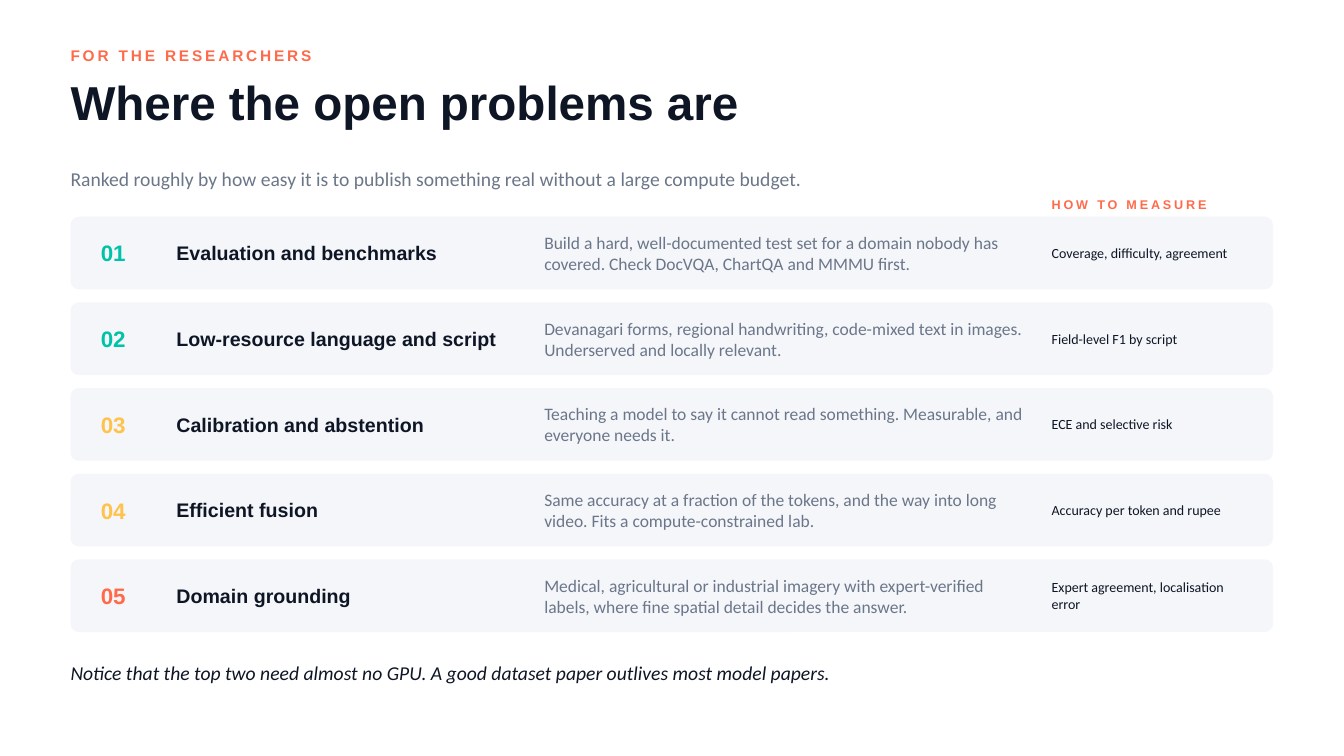
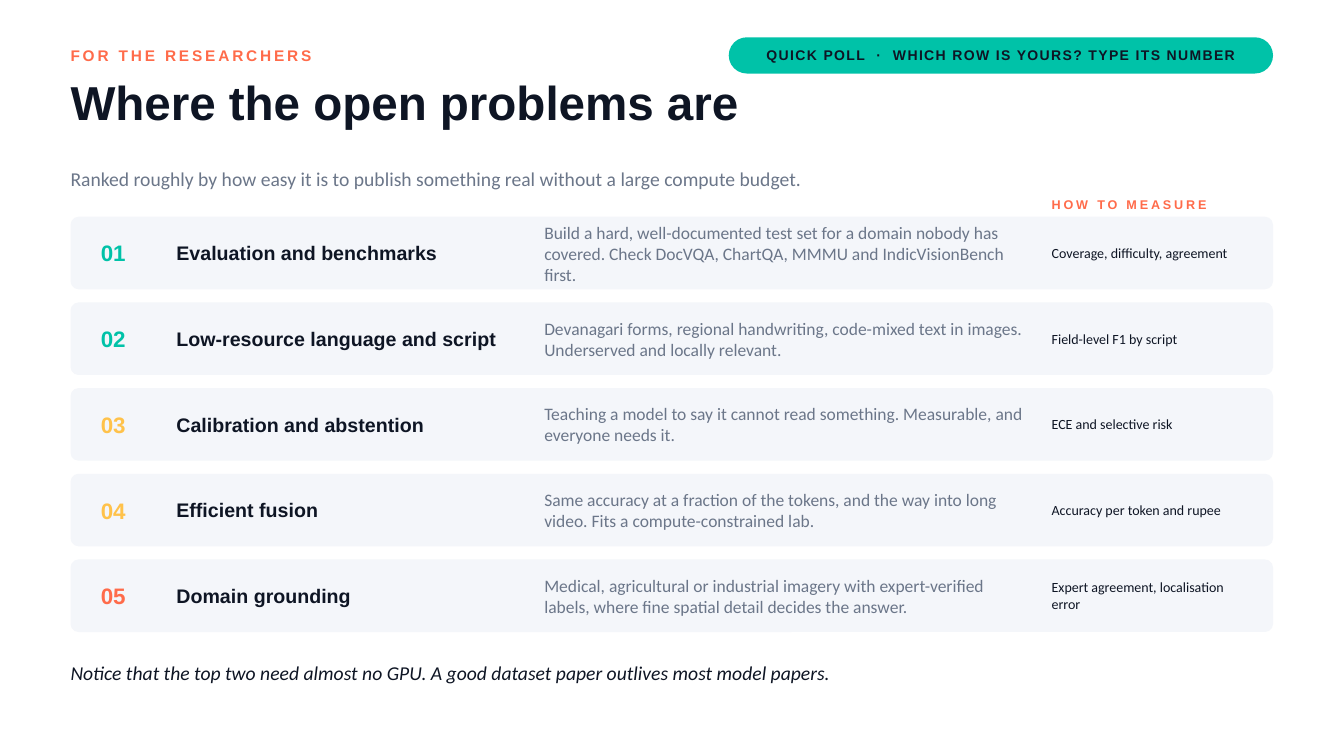
Before and after one commit to lksmangai/DeepLearning, a slide deck: slide 35 of Multimodal-AI-ATAL-FDP-Deck.pptx (slide 28 before the commit). Drawn at 1344x756 pixels with LibreOffice and Linux fonts; fonts in the diff are those of the drawing. Boxes give left, top, right and bottom in pixels: in the first picture for what was removed or moved away, otherwise in the second. Text is boxed around its words. In the diff, an @@ line names an element or a change of style, - is before the commit and + after.

```diff
--- a/Multimodal-AI-ATAL-FDP-Deck.pptx
+++ b/Multimodal-AI-ATAL-FDP-Deck.pptx
@@ rounded rectangle added at <box>729,37,1273,74</box>, fill #00C2A8 @@
@@ text added at <box>766,50,1235,63</box>, 10 pt, text #0E1524, bold @@
+QUICK POLL · WHICH ROW IS YOURS? TYPE ITS NUMBER
@@ text at <box>544,227,1004,281</box>: text changed @@
-Build a hard, well-documented test set for a domain nobody has covered. Check DocVQA, ChartQA and MMMU first.
+Build a hard, well-documented test set for a domain nobody has covered. Check DocVQA, ChartQA, MMMU and IndicVisionBench first.
```
Also in this commit, not shown: 18 other slides changed, 14 slides added.
